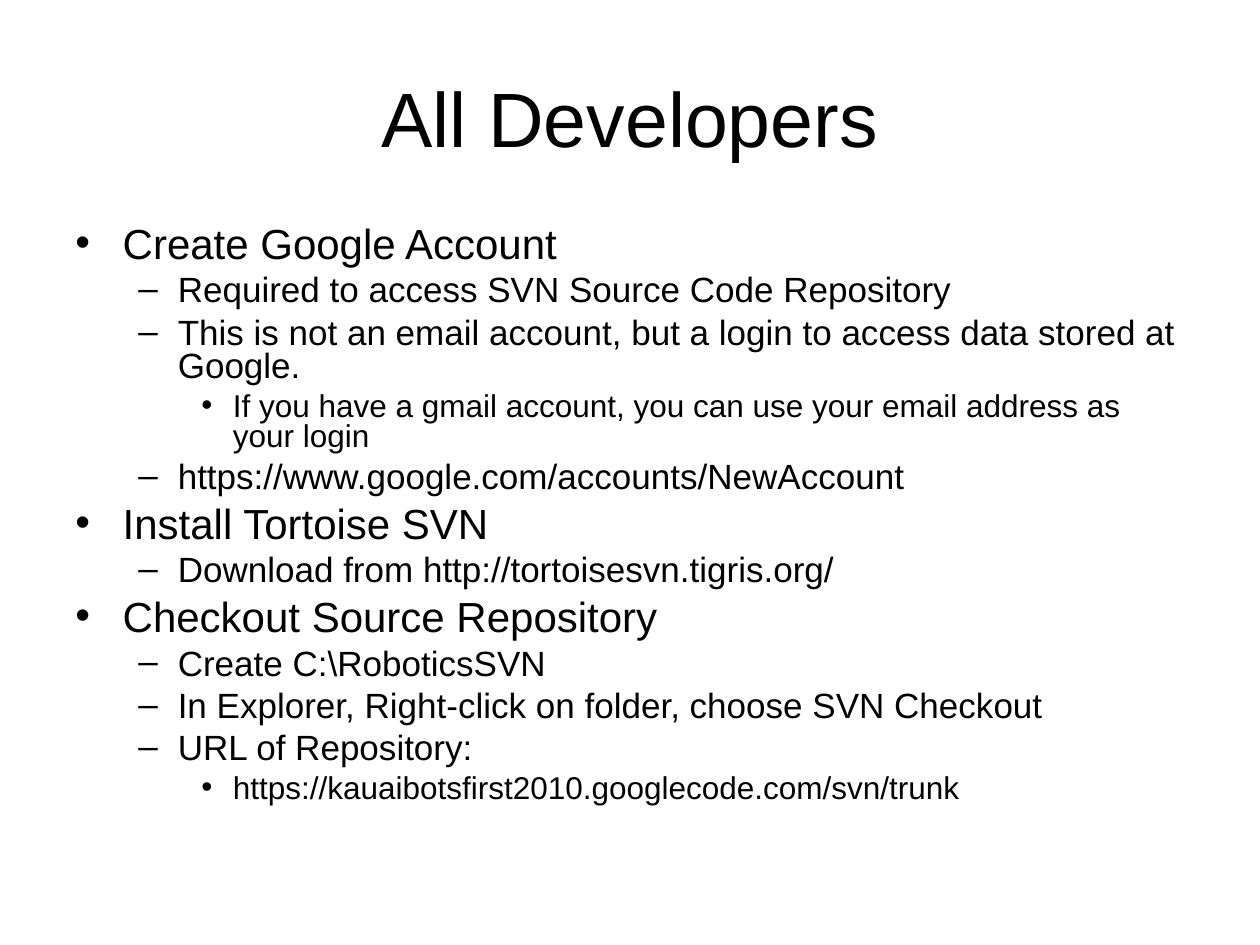
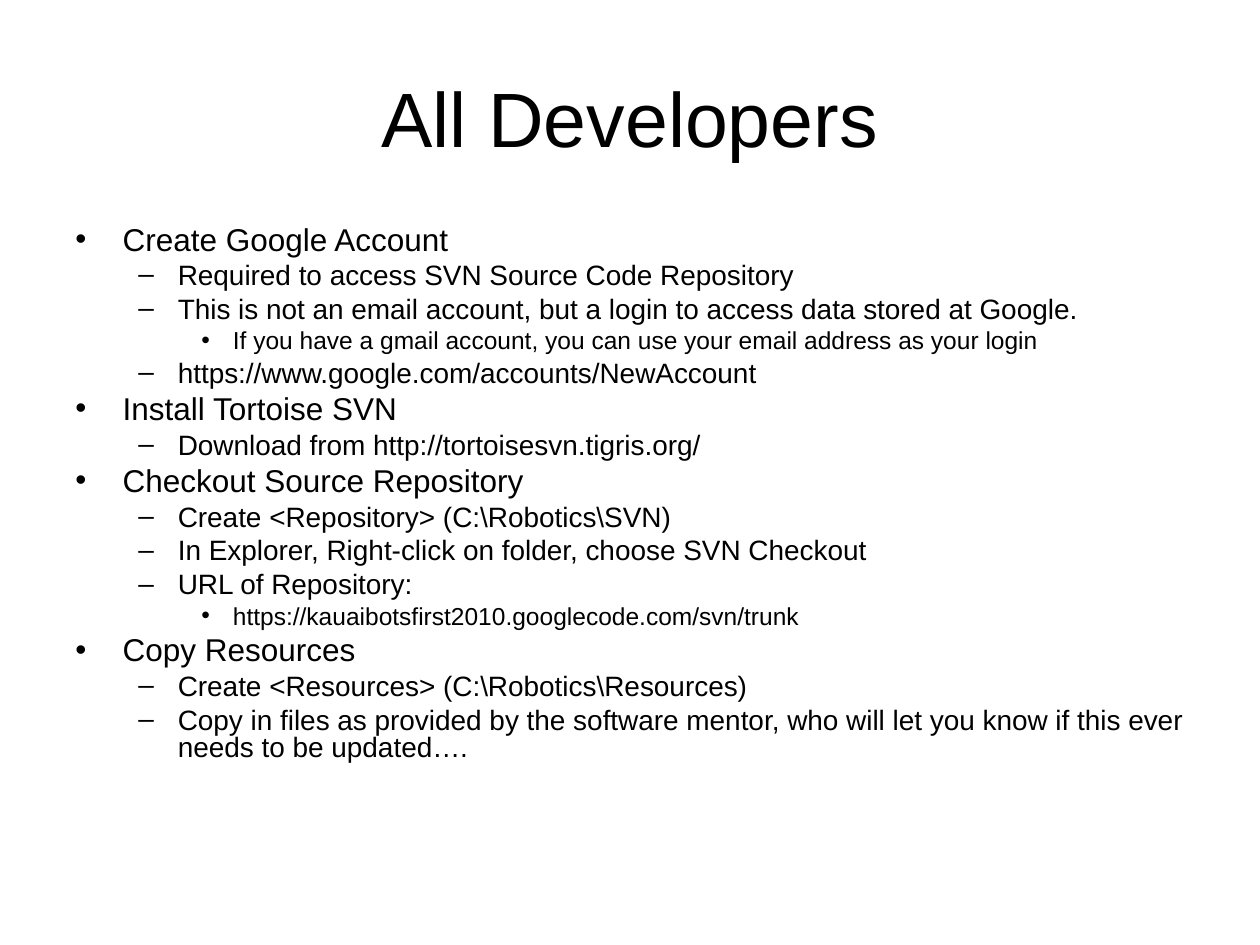
Before and after one commit to kauailabs/kauaibotsfirst2010, a slide deck: slide 2 of Documentation/Organization/DevSystemSetup.ppt. Drawn at 1260x945 pixels with LibreOffice and Linux fonts; fonts in the diff are those of the drawing. Boxes give left, top, right and bottom in pixels: in the first picture for what was removed or moved away, otherwise in the second. Text is boxed around its words. In the diff, an @@ line names an element or a change of style, - is before the commit and + after.

Commit message:
Added directory structure guidance.

```diff
--- a/Documentation/Organization/DevSystemSetup.ppt
+++ b/Documentation/Organization/DevSystemSetup.ppt
@@ text at box(123, 228, 1078, 630): size 24 to 18 pt in "Create Google Account", "Install Tortoise SVN", "Checkout Source Repository"; size 20 to 16 pt in "Required to access SVN Source Code Repository", "This is not an email account, but ...", "https://www.google.com/accounts/NewAccount", "Download from http://tortoisesvn.tigris.org/" and 2 more places; size 18 to 14 pt in "If you have a gmail account, you ...", "https://kauaibotsfirst2010.googlecode.com/svn/trunk"; less space between paragraphs @@
@@ text at box(178, 506, 671, 532): text changed; size 20 to 16 pt @@
-  – Create C:\RoboticsSVN
+  – Create <Repository> (C:\Robotics\SVN)
@@ text at box(123, 639, 1182, 762): paragraphs added @@
+• Copy Resources
+  – Create <Resources> (C:\Robotics\Resources)
+  – Copy in files as provided by the software mentor, who will let you know if this ever needs to be updated….
```
